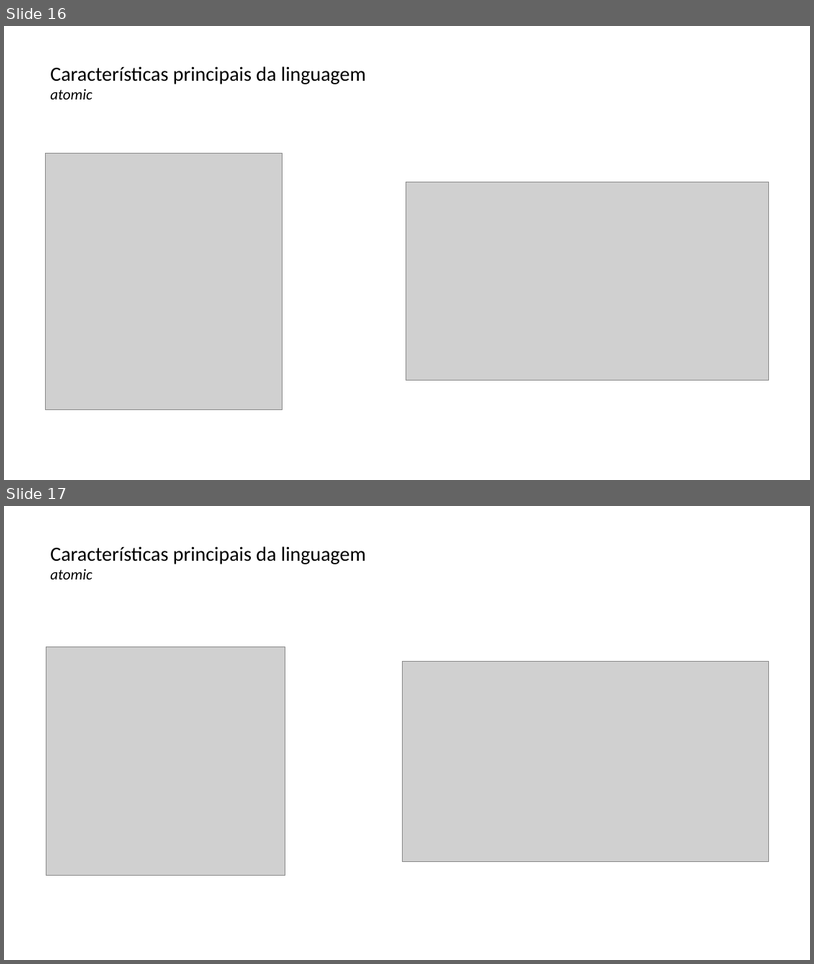
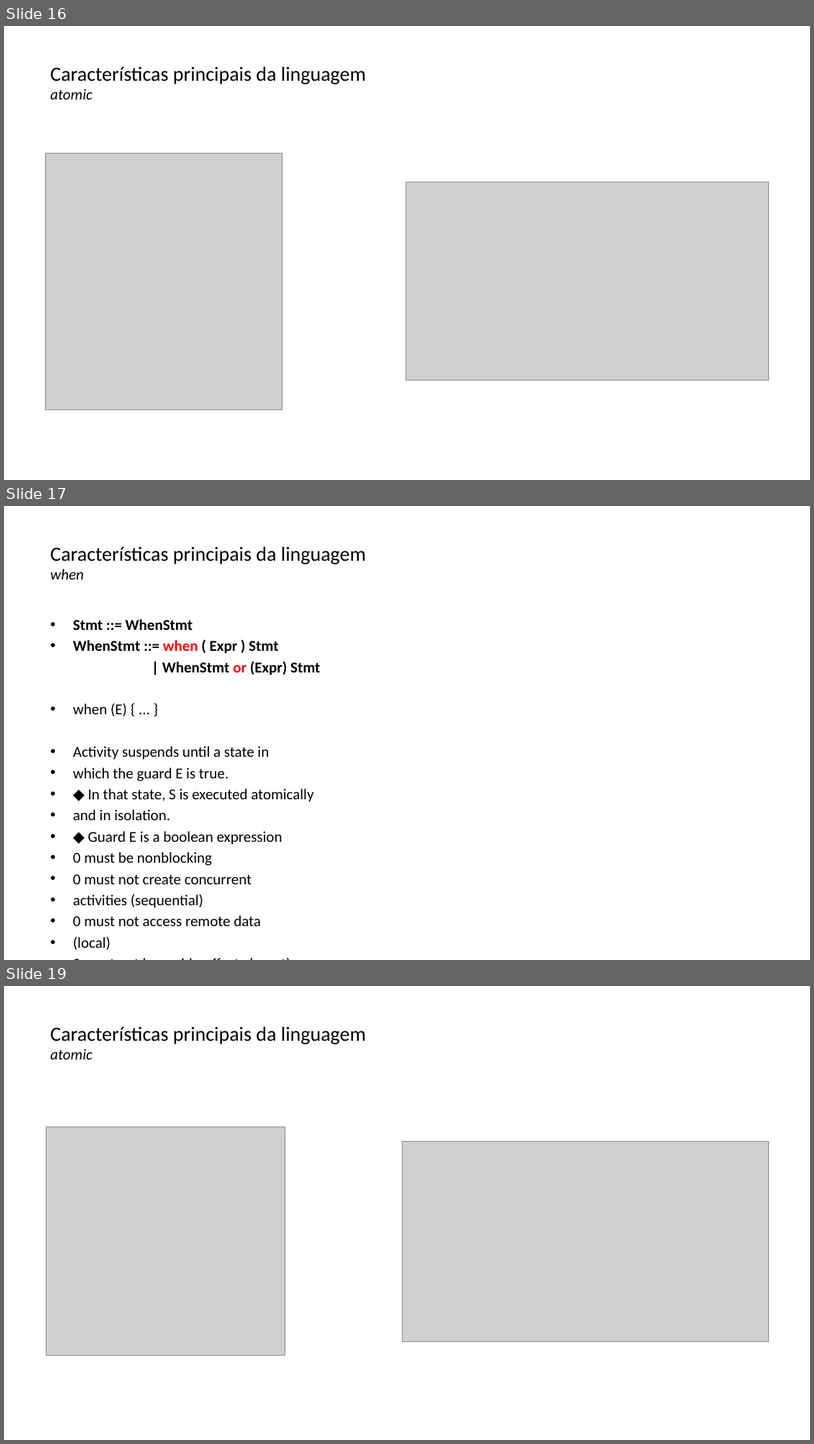
Before and after one commit to lquatrin/inf2591, a slide deck: x10.pptx. Shown one above the other, each under a label of ours: slides 16 and 17 before the commit, slides 16, 17 and 19 after it; the slides between them are not shown. The pictures are 814x964 and 814x1444 pixels, drawn with LibreOffice and Linux fonts; fonts in the diff are those of the drawing; grey boxes stand for pictures. Boxes give left, top, right and bottom in pixels: in the first picture for what was removed or moved away, otherwise in the second. Text is boxed around its words. In the diff, an @@ line names an element or a change of style, - is before the commit and + after.

```diff
--- a/x10.pptx
+++ b/x10.pptx
@@ slide 17 added at [4, 506, 810, 960], background #FFFFFF @@
@@ title added at [50, 546, 366, 579], 24 pt, text #000000 @@
+Características principais da linguagem
+when
@@ text added at [73, 619, 320, 950], 18 pt, text #000000 @@
+• Stmt ::= WhenStmt
+• WhenStmt ::= when ( Expr ) Stmt
+| WhenStmt or (Expr) Stmt
+• when (E) { ... }
+• Activity suspends until a state in
+• which the guard E is true.
+• ◆ In that state, S is executed atomically
+• and in isolation.
+• ◆ Guard E is a boolean expression
+• 0 must be nonblocking
+• 0 must not create concurrent
+• activities (sequential)
+• 0 must not access remote data
+• (local)
+• 0 must not have side-effects (const)
@@ what was slide 17 is now slide 19 @@
```
Also in this commit, not shown: 3 slides changed, 1 other slide added.
